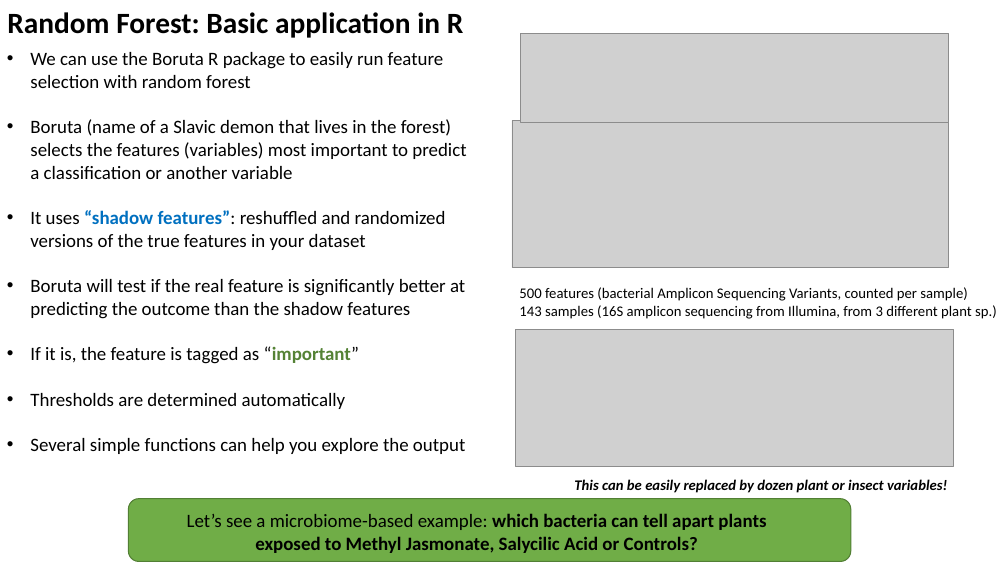
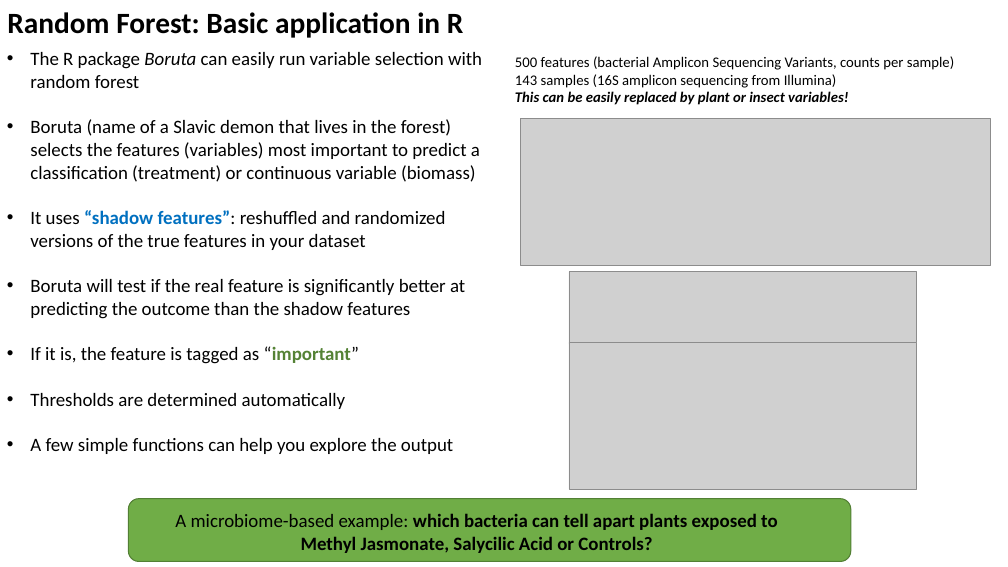
Before and after one commit to PedroBeschoren/RandomForestExample, a slide deck: slide 5 of Docs/RandomForestExample.pptx. Drawn at 1008x567 pixels with LibreOffice and Linux fonts; fonts in the diff are those of the drawing; grey boxes stand for pictures. Boxes give left, top, right and bottom in pixels: in the first picture for what was removed or moved away, otherwise in the second. Text is boxed around its words. In the diff, an @@ line names an element or a change of style, - is before the commit and + after.

```diff
--- a/Docs/RandomForestExample.pptx
+++ b/Docs/RandomForestExample.pptx
@@ text at (30,52,482,182): text changed @@
-• We can use the Boruta R package to easily run feature selection with random forest
-• Boruta (name of a Slavic demon that lives in the forest) selects the features (variables) most important to predict a classification or another variable
+• The R package Boruta can easily run variable selection with random forest
+• Boruta (name of a Slavic demon that lives in the forest) selects the features (variables) most important to predict a classification (treatment) or continuous variable (biomass)
@@ text at (515,56,954,105): text changed @@
-500 features (bacterial Amplicon Sequencing Variants, counted per sample)
-143 samples (16S amplicon sequencing from Illumina, from 3 different plant sp.)
+500 features (bacterial Amplicon Sequencing Variants, counts per sample)
+143 samples (16S amplicon sequencing from Illumina)
+This can be easily replaced by plant or insect variables!
@@ picture: place and size @@
-picture at (512,121,949,268)
+picture at (521,119,991,265)
@@ picture: place and size @@
-picture at (521,33,949,123)
+picture at (569,272,917,345)
@@ picture: place and size @@
-picture at (516,329,954,466)
+picture at (569,343,917,489)
@@ text at (30,438,453,454): text changed @@
-• Several simple functions can help you explore the output
+• A few simple functions can help you explore the output
@@ text removed at (574,479,947,493) @@
-This can be easily replaced by dozen plant or insect variables!
@@ text at (175,513,777,553): text changed @@
-Let’s see a microbiome-based example: which bacteria can tell apart plants exposed to Methyl Jasmonate, Salycilic Acid or Controls?
+A microbiome-based example: which bacteria can tell apart plants exposed to Methyl Jasmonate, Salycilic Acid or Controls?
```
Also in this commit, not shown: 9 other slides changed.
